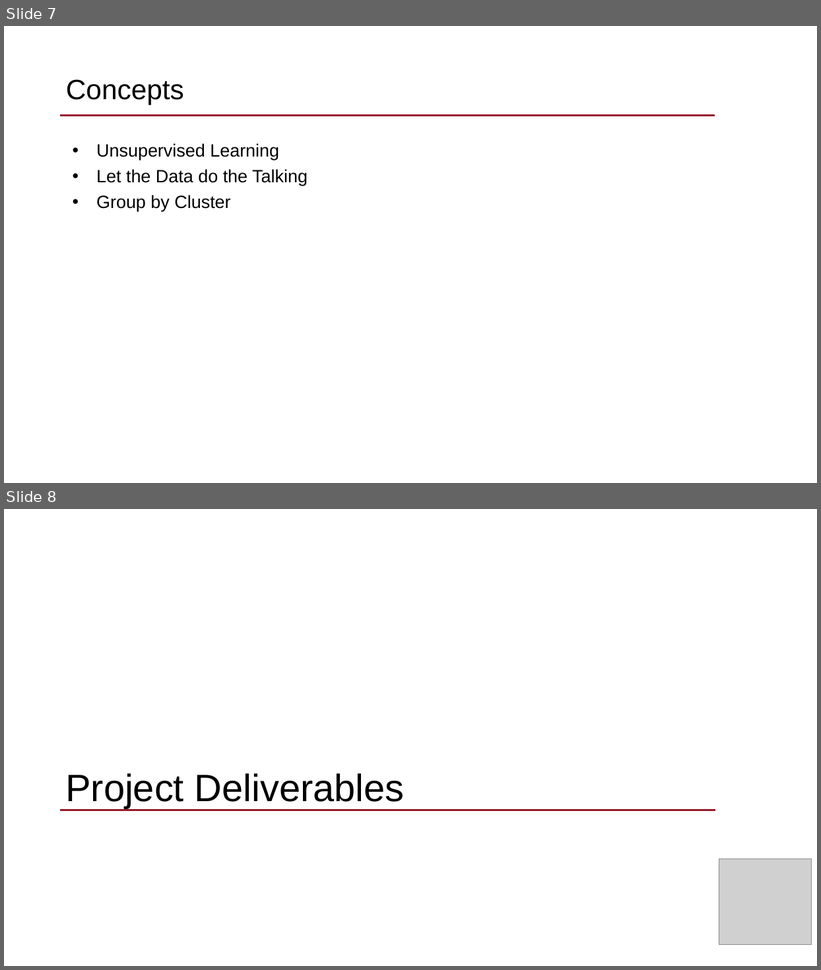
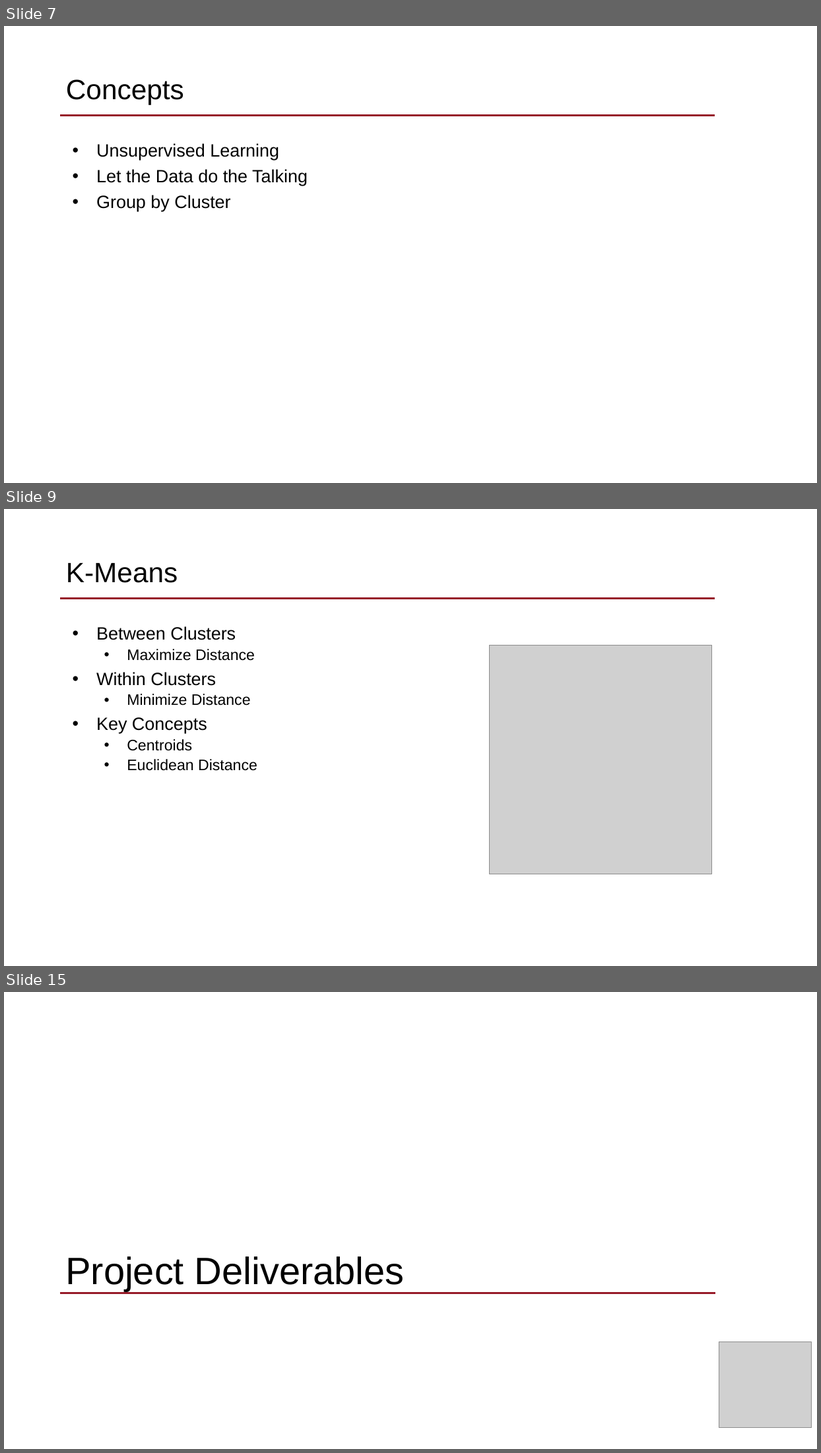
Before and after one commit to dantrep/MISM6202, a slide deck: 1_class_prep/week_7/MISM6202_FacultyConnect_20210622.pptx. Shown one above the other, each under a label of ours: slides 7 and 8 before the commit, slides 7, 9 and 15 after it; the slides between them are not shown. The pictures are 821x970 and 821x1453 pixels, drawn with LibreOffice and Linux fonts; fonts in the diff are those of the drawing; grey boxes stand for pictures; background and template pictures are left out. Boxes give left, top, right and bottom in pixels: in the first picture for what was removed or moved away, otherwise in the second. Text is boxed around its words. In the diff, an @@ line names an element or a change of style, - is before the commit and + after.

```diff
--- a/1_class_prep/week_7/MISM6202_FacultyConnect_20210622.pptx
+++ b/1_class_prep/week_7/MISM6202_FacultyConnect_20210622.pptx
@@ slide 9 added at (x1=4, y1=509, x2=817, y2=966), background picture (left out); not listed: 1 template element that a slide beside it also shows @@
@@ title added at (x1=66, y1=563, x2=178, y2=583), 33 pt, text #000000 @@
+K-Means
@@ text added at (x1=96, y1=627, x2=257, y2=771), 18 pt, text #000000 @@
+• Between Clusters
+  • Maximize Distance
+• Within Clusters
+  • Minimize Distance
+• Key Concepts
+  • Centroids
+  • Euclidean Distance
@@ picture added at (x1=490, y1=646, x2=712, y2=875) @@
@@ what was slide 8 is now slide 15 @@
```
Also in this commit, not shown: 1 slide changed, 6 other slides added, 1 other file.
